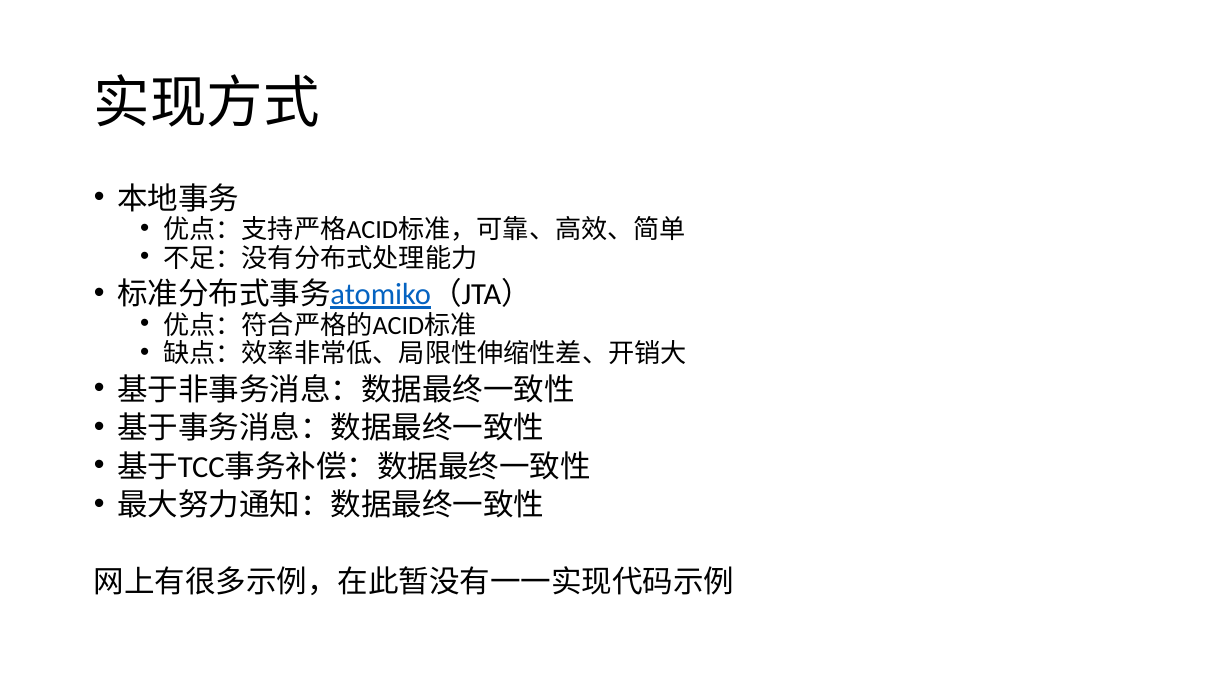
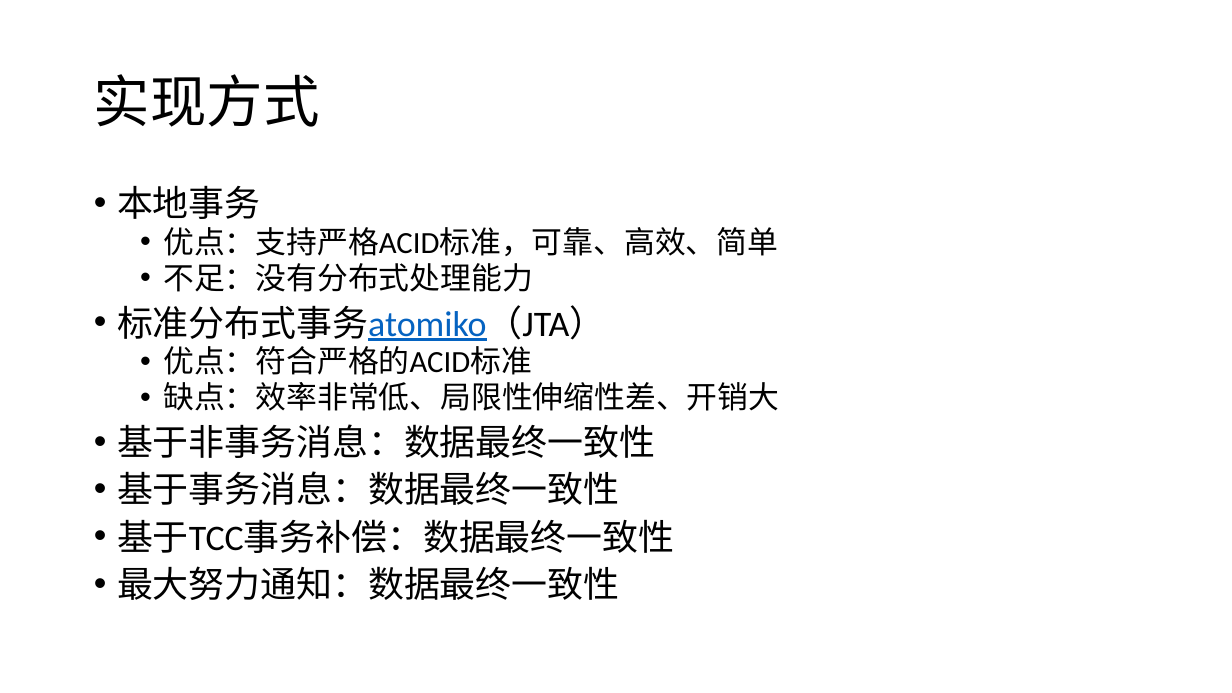
Before and after one commit to jee4a/doc, a slide deck: slide 7 of 分布式事务专题.pptx. Drawn at 1232x693 pixels with LibreOffice and Linux fonts; fonts in the diff are those of the drawing. Boxes give left, top, right and bottom in pixels: in the first picture for what was removed or moved away, otherwise in the second. Text is boxed around its words. In the diff, an @@ line names an element or a change of style, - is before the commit and + after.

```diff
--- a/分布式事务专题.pptx
+++ b/分布式事务专题.pptx
@@ text "本地事务" at (x1=117, y1=185, x2=779, y2=600): size 23.8 to 28 pt in "本地事务", "标准分布式事务atomiko（JTA）", "基于非事务消息：数据最终一致性", "基于事务消息：数据最终一致性" and 2 more places; size 20.4 to 24 pt in "优点：支持严格ACID标准，可靠、高效、简单", "不足：没有分布式处理能力", "优点：符合严格的ACID标准", "缺点：效率非常低、局限性伸缩性差、开销大"; line spacing 0.7 to 0.8 @@
@@ text at (x1=94, y1=566, x2=735, y2=595): paragraph removed @@
-网上有很多示例，在此暂没有一一实现代码示例
```
Also in this commit, not shown: 1 slide added.
